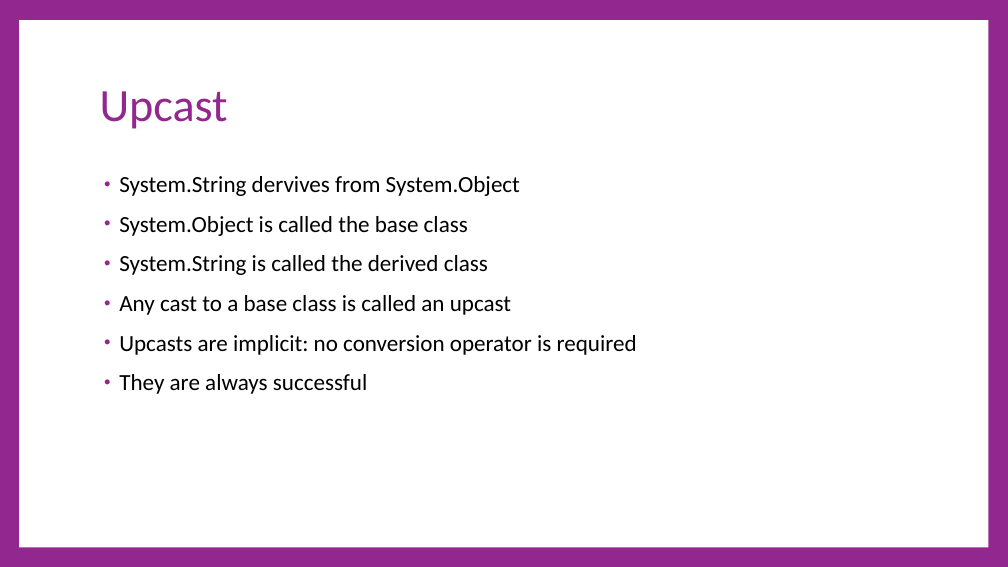
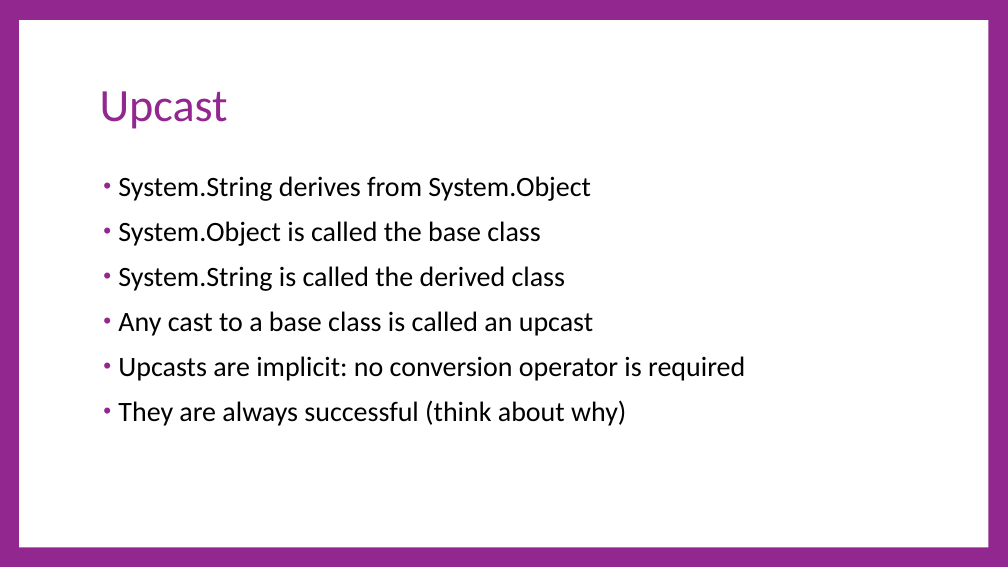
Before and after one commit to cdiggins/cs321, a slide deck: slide 12 of class-notes/cs321-winter-2023-lecture-4-strings.pptx. Drawn at 1008x567 pixels with LibreOffice and Linux fonts; fonts in the diff are those of the drawing; background and template pictures are left out. Boxes give left, top, right and bottom in pixels: in the first picture for what was removed or moved away, otherwise in the second. Text is boxed around its words. In the diff, an @@ line names an element or a change of style, - is before the commit and + after.

```diff
--- a/class-notes/cs321-winter-2023-lecture-4-strings.pptx
+++ b/class-notes/cs321-winter-2023-lecture-4-strings.pptx
@@ rectangle removed at bbox=[19, 20, 988, 547] @@
@@ rectangle added at bbox=[19, 20, 988, 547], fill #FFFFFF @@
@@ text at bbox=[118, 176, 591, 201]: text changed; size 33 to 40 pt @@
-• System.String dervives from System.Object
+• System.String derives from System.Object
@@ text at bbox=[118, 221, 745, 381]: size 33 to 40 pt in "System.Object is called the base class", "System.String is called the derived class", "Any cast to a base class is ...", "Upcasts are implicit: no conversion operator is ..." @@
@@ text at bbox=[118, 400, 626, 426]: text changed; size 33 to 40 pt @@
-• They are always successful
+• They are always successful (think about why)
```
Also in this commit, not shown: 15 other slides changed, 18 slides added, 12 slides removed, 2 other files.
